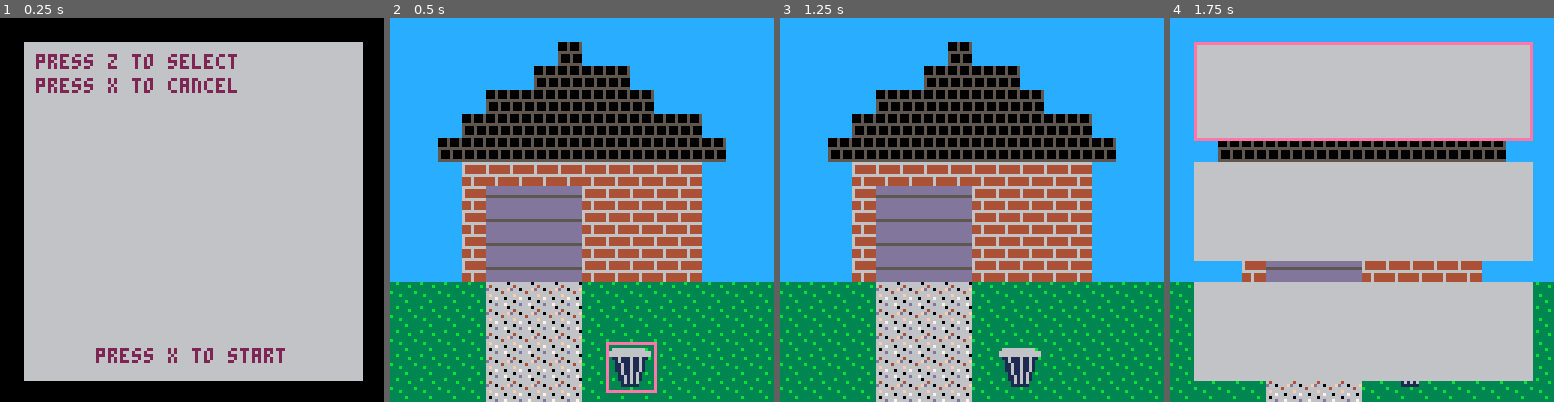
Above: before the commit, frames 1-4 (left to right).
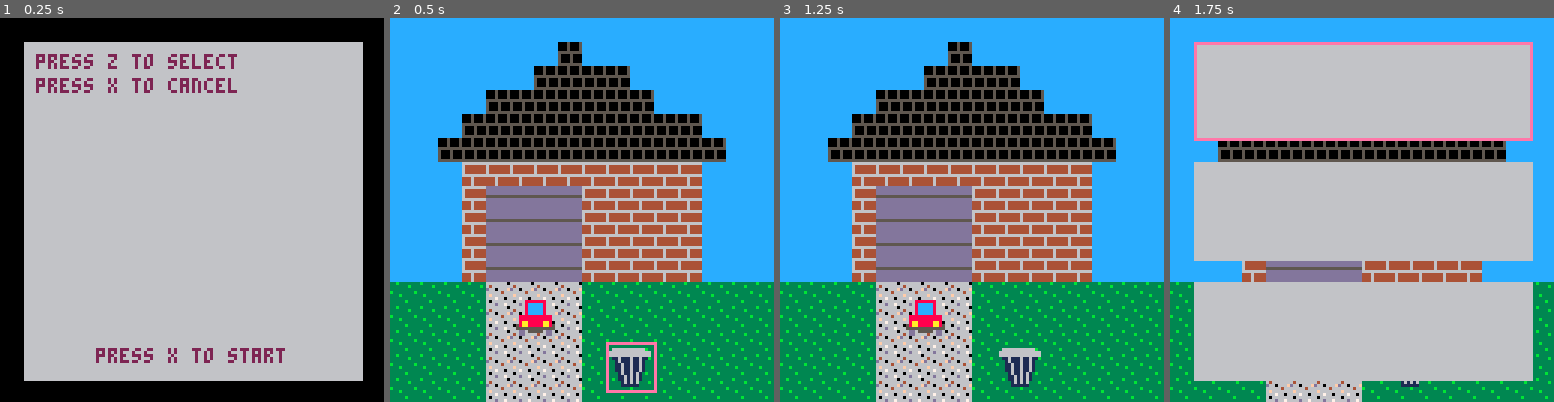
Above: after the commit, the same moments.

Repository: EmilyRagan/senior-project
Game: PICO-8 cartridge carts/home.p8
The game is run twice, just before and just after one commit, with the same random seed, the same clock (stepped at 60 frames per second) and the same inputs.
Inputs:
- Up to frame 1 (0.25 s): no input
- Up to frame 2 (0.5 s): tap X (X key) at 0.33 s
- Up to frame 3 (1.25 s): tap O (Z key) at 0.7 s; tap X (X key) at 1.07 s
- Up to frame 4 (1.75 s): hold Right from 1.6 s (still down); tap O (Z key) at 1.7 s

Frame 1 is identical in both runs. In frame 2, 0.7% of the frame differs, in the area x 32-43%, y 73-83%; in frame 3, 0.7%; in frame 4, nothing differs.

Commit message:
condense sprite drawing logic, draw car, include recycling display

Diff:
--- a/carts/home.p8
+++ b/carts/home.p8
@@ -44,7 +44,20 @@
     sprite_width = 2,
     x = 72,
     y = 108,
-    size = 16
+  },
+  recycling = {
+    sprite_start = 9,
+    sprite_height = 2,
+    sprite_width = 2,
+    x = 72,
+    y = 108,
+  },
+  car = {
+    sprite_start = 11,
+    sprite_height = 2,
+    sprite_width = 2,
+    x = 40,
+    y = 92,
   }
 }
 
@@ -121,13 +134,15 @@
 function drawOutside()
   map(0, 0, 0, 0, 16, 16)
   drawSprite(outdoor_items.trash)
+  drawSprite(outdoor_items.car)
   if (t % 2 < 1 and not show_alternatives)
   then
     color(14)
     local highlight_x = item_selection.x
     local highlight_y = item_selection.y
-    local size = item_selection.size
-    rect(highlight_x, highlight_y, highlight_x + size, highlight_y + size)
+    local width = item_selection.sprite_width * 8
+    local height = item_selection.sprite_height * 8
+    rect(highlight_x, highlight_y, highlight_x + width, highlight_y + height)
   end
   if (show_alternatives)
   then
@@ -137,17 +152,14 @@
 end
 
 function drawSprite(item)
-  local i = item.sprite_start
-  -- lua includes last item in list for for loops, so subtract 1 from end to stop on time
-  for h = 0,item.sprite_height - 1 do
-    local y = item.y + h * 8
-    for w = 0,item.sprite_width - 1 do
-      local x = item.x + w * 8
-      spr(i, x, y)
-      -- increment to draw the next sprite
-      i = i + 1
-    end
-  end
+  -- https://pico-8.fandom.com/wiki/Spr
+  -- spr( n, x, y, [w,] [h,] )
+  -- n (number): starting sprite number
+  -- x (number): x location to start drawing
+  -- y (number): y location to start drawing
+  -- w (number): number of sprites wide
+  -- h (number): number of sprites tall
+  spr(item.sprite_start, item.x, item.y, item.sprite_height, item.sprite_width)
 end
 
 function updateOutside()
Not shown, changed: 22 lines of the sprite sheet (__gfx__) section of carts/home.p8
